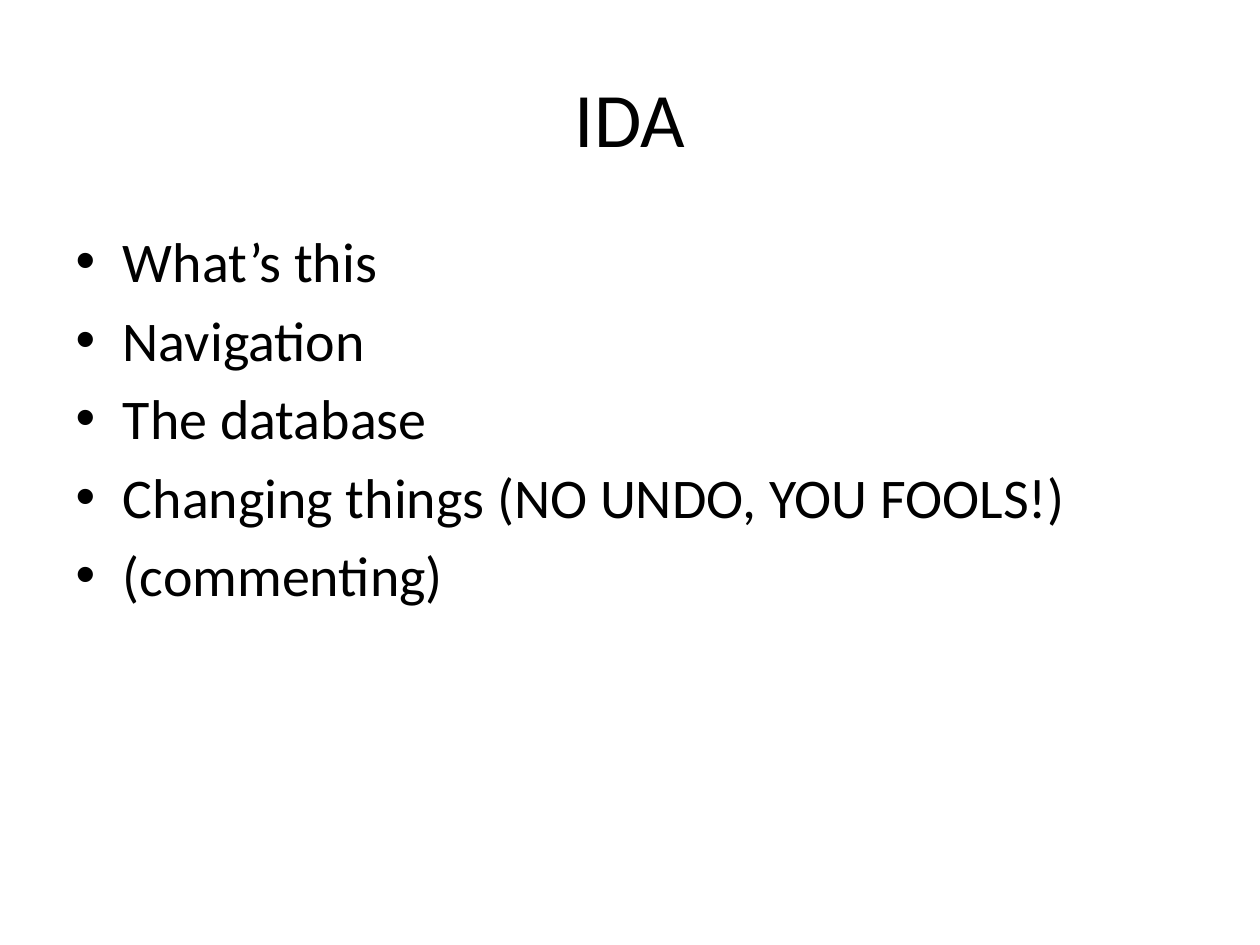
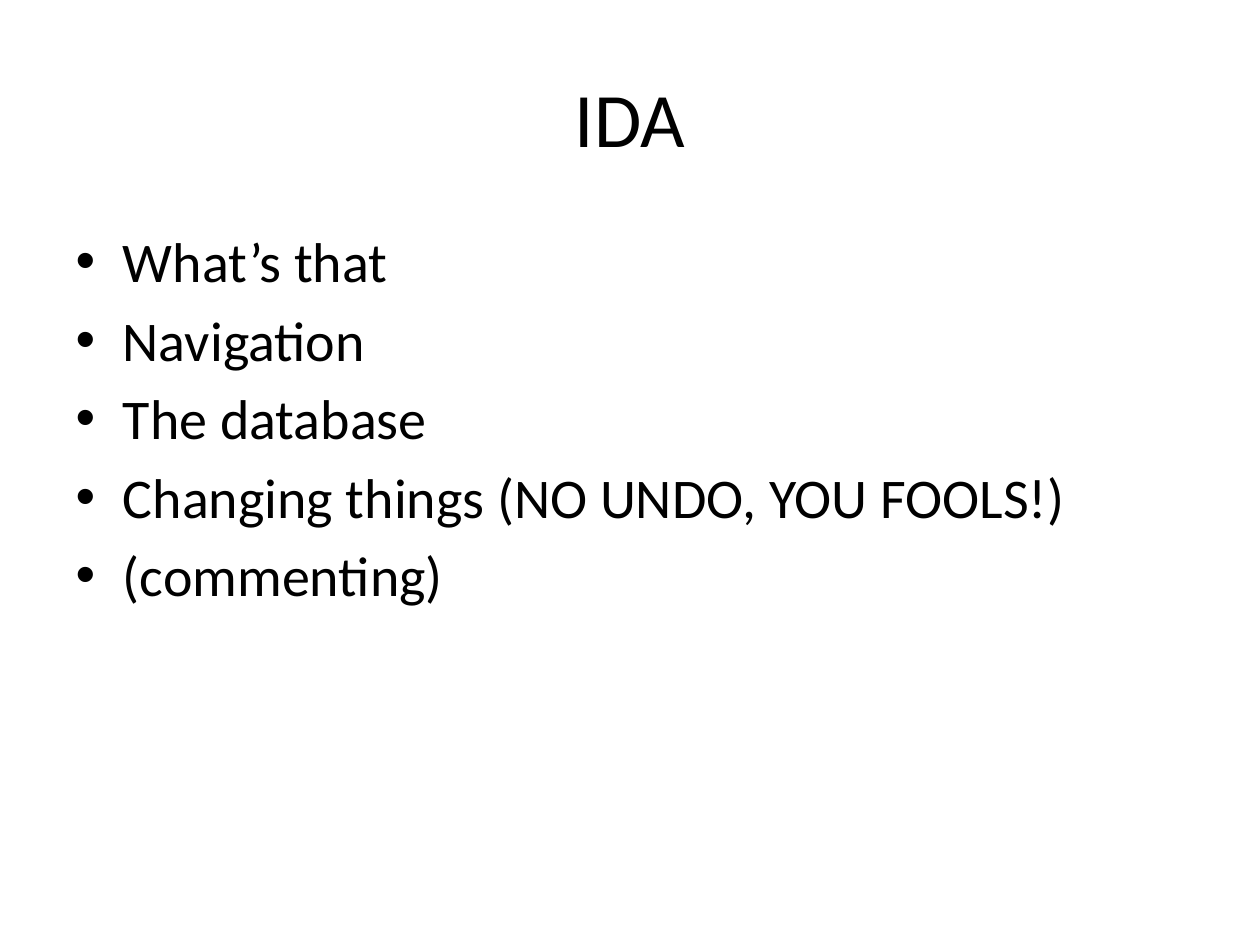
Before and after one commit to m0t/liatioan, a slide deck: slide 2 of slides.pptx. Drawn at 1260x945 pixels with LibreOffice and Linux fonts; fonts in the diff are those of the drawing. Boxes give left, top, right and bottom in pixels: in the first picture for what was removed or moved away, otherwise in the second. Text is boxed around its words. In the diff, an @@ line names an element or a change of style, - is before the commit and + after.

```diff
--- a/slides.pptx
+++ b/slides.pptx
@@ text at (123,242,387,283): text changed @@
-• What’s this
+• What’s that
```
Also in this commit, not shown: 1 other slide changed, 1 other file.
